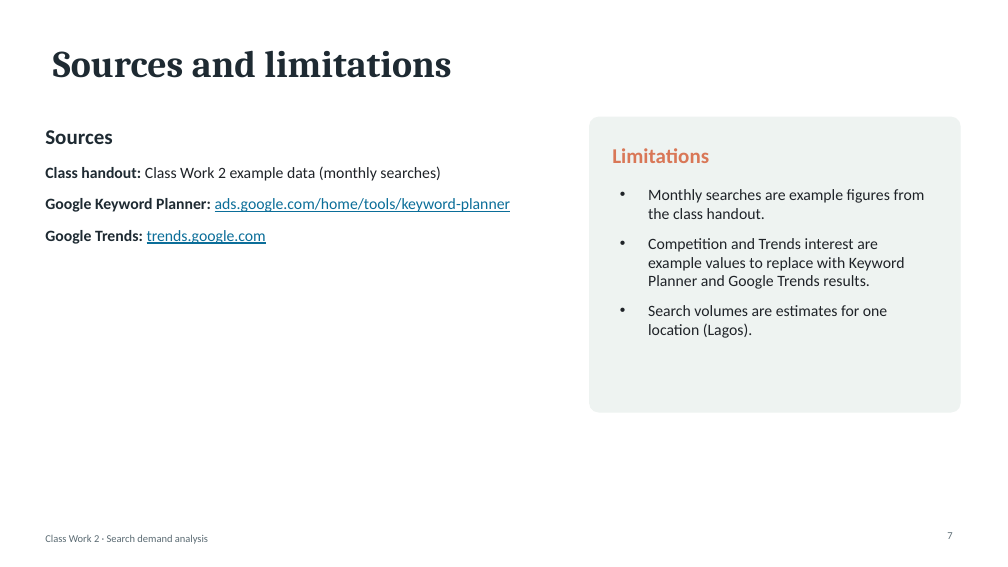
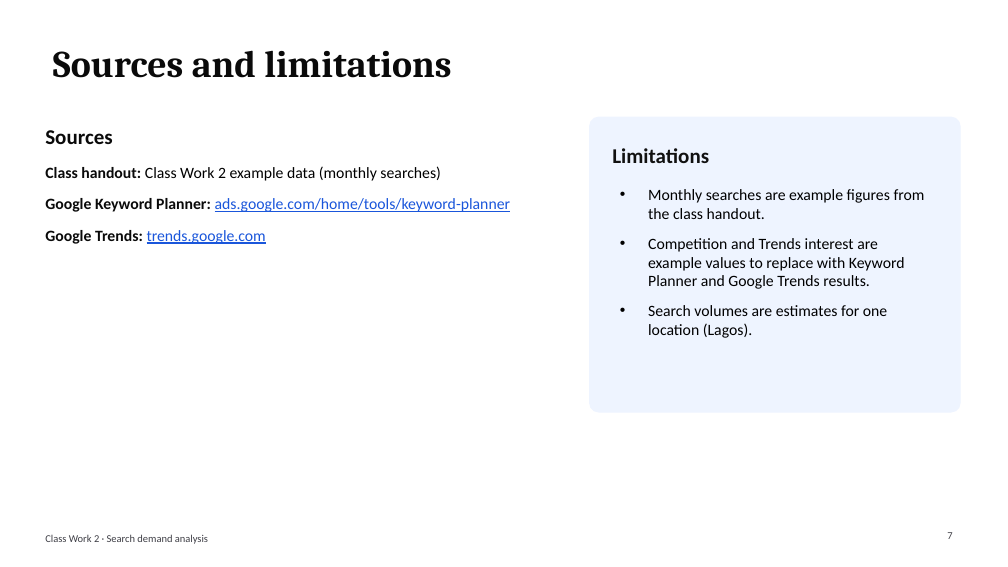
Before and after one commit to BadboyVee/BlackHoleeee, a slide deck: slide 7 of research-register/Search_Demand_Analysis_Presentation.pptx. Drawn at 1008x567 pixels with LibreOffice and Linux fonts; fonts in the diff are those of the drawing. Boxes give left, top, right and bottom in pixels: in the first picture for what was removed or moved away, otherwise in the second. Text is boxed around its words. In the diff, an @@ line names an element or a change of style, - is before the commit and + after.

```diff
--- a/research-register/Search_Demand_Analysis_Presentation.pptx
+++ b/research-register/Search_Demand_Analysis_Presentation.pptx
@@ title "Sources and limitations" at bbox=[53, 50, 451, 78]: text colour #1E2A32 to #0A0A0A @@
@@ text "Sources" at bbox=[45, 130, 112, 144]: text colour #1E2A32 to #0A0A0A @@
@@ rounded rectangle at bbox=[590, 117, 960, 412]: fill #EEF3F1 to #EEF4FF; outline #EEF3F1 1 pt to #EEF4FF 1 pt @@
@@ text "Limitations" at bbox=[612, 148, 709, 163]: text colour #D97757 to #111111 @@
@@ text "Class handout: Class Work 2 ..." at bbox=[45, 166, 510, 244]: text colour #1E2A32 to #0A0A0A in "Class handout:", "Google Keyword Planner:", "Google Trends:"; text colour #1F2328 to #000000 in "Class Work 2 example data (monthly searches)"; text colour #0B6E99 to #1A56DB in "ads.google.com/home/tools/keyword-planner", "trends.google.com" @@
@@ text "Monthly searches are example figures ..." at bbox=[648, 189, 925, 338]: text colour #1F2328 to #000000 @@
@@ text "Class Work 2 · Search ..." at bbox=[45, 534, 208, 544]: text colour #5B6B73 to #3F3F46 @@
@@ page number at bbox=[947, 532, 952, 539]: text colour #5B6B73 to #3F3F46 @@
```
Also in this commit, not shown: 5 other slides changed, 3 other files.
